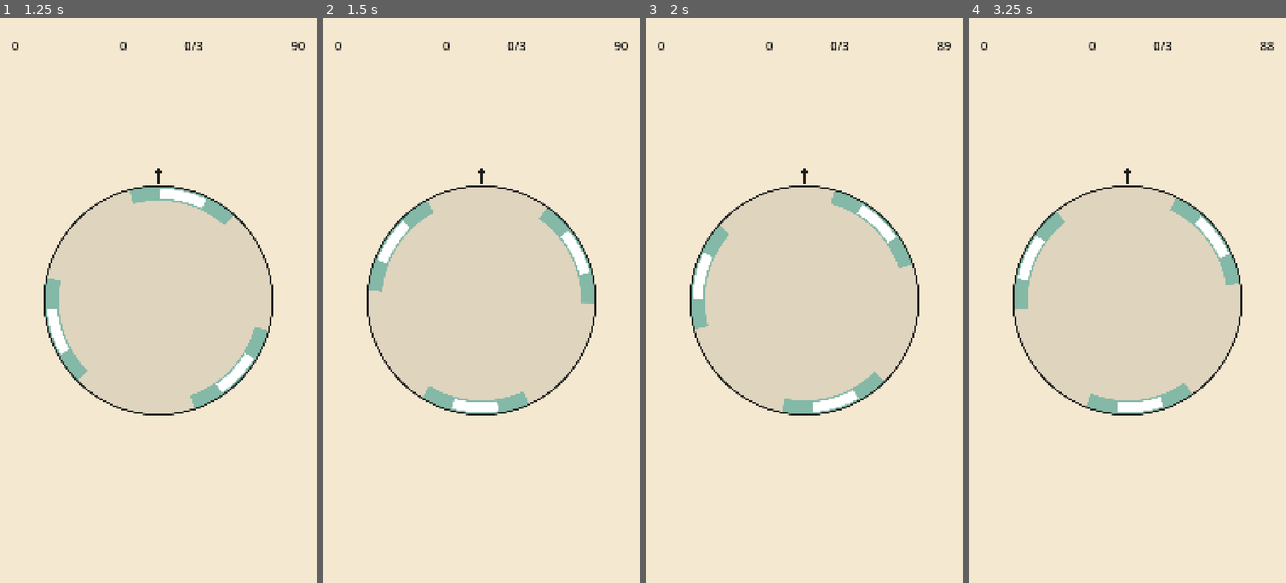
Above: before the commit, frames 1-4 (left to right).
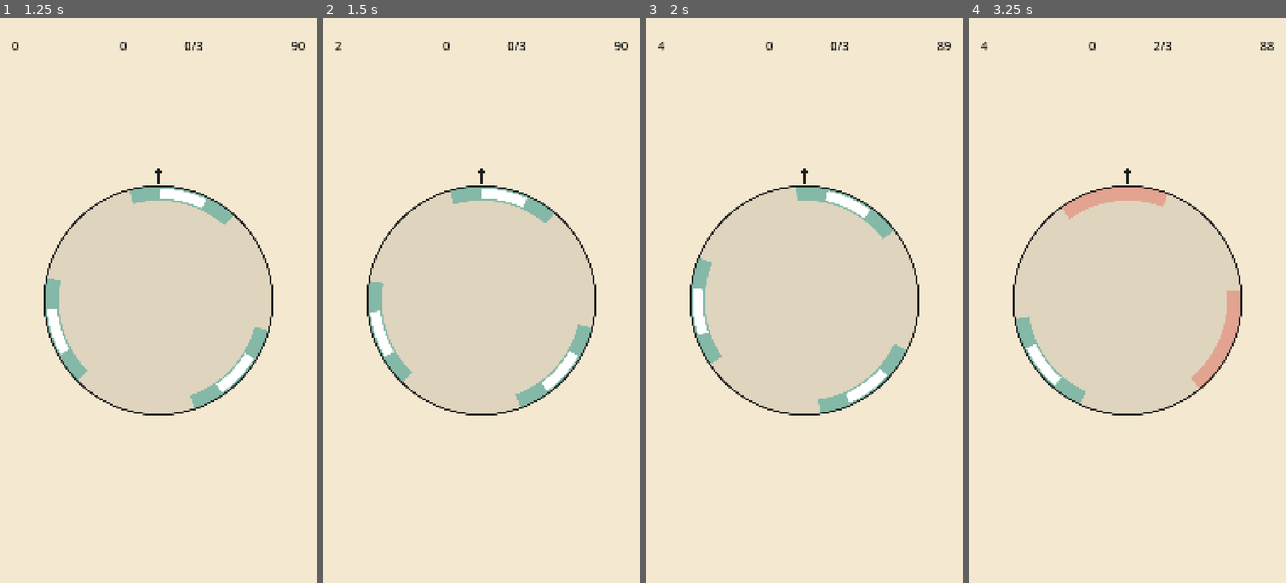
Above: after the commit, the same moments.

Repository: fallenblueray/Grok-Bot-Game
Game: Godot game, scene res://Boot.tscn
The game is run twice, just before and just after one commit, with the same random seed, the same clock (stepped at 60 frames per second) and the same inputs.
Inputs (mouse positions are in pixels of both pictures, inside the frame that each line leads up to):
- Up to frame 1 (1.25 s): click "E" at 0.5 s
- Up to frame 2 (1.5 s): tap Enter at 1.25, 1.35 s; move the mouse to (551, 272) at 1.27 s; hold D from 1.28 s (still down); click (551, 272) at 1.42 s
- Up to frame 3 (2 s): keep holding D; tap Space at 1.52, 1.82 s; tap Keypad Enter at 1.55 s
- Up to frame 4 (3.25 s): move the mouse to (1064, 328) at 2.02 s; release D at 2.03 s; tap Keypad Enter at 2.1 s; click (1064, 328) at 2.17 s; tap Space at 2.27, 2.57, 3.05 s; tap E at 2.3, 2.85 s; move the mouse to (1159, 176) at 2.77 s; hold D from 2.78 s (still down); click (1159, 176) at 2.92 s

Frame 1 is identical in both runs. In frame 2, 4.5% of the frame differs, in the area x 3-87%, y 4-71%; in frame 3, 2.8%; in frame 4, 5.0%, in the area x 3-86%, y 4-70%.

Commit message:
Fix Mode E input: clicks, touch, and space/enter

Diff:
--- a/ModeE.gd
+++ b/ModeE.gd
@@ -102,6 +102,7 @@
 
 
 func _ready() -> void:
+	mouse_filter = Control.MOUSE_FILTER_IGNORE
 	set_anchors_and_offsets_preset(Control.PRESET_FULL_RECT)
 	_period = rotation_period
 	_time_left = run_seconds
@@ -125,7 +126,7 @@
 	_refresh_hud()
 
 
-func _unhandled_input(event: InputEvent) -> void:
+func _input(event: InputEvent) -> void:
 	if not _is_press(event):
 		return
 	get_viewport().set_input_as_handled()
@@ -143,6 +144,11 @@
 		return mb.pressed and mb.button_index == MOUSE_BUTTON_LEFT
 	if event is InputEventScreenTouch:
 		return (event as InputEventScreenTouch).pressed
+	if event is InputEventKey:
+		var k := event as InputEventKey
+		if not k.pressed or k.echo:
+			return false
+		return k.keycode == KEY_SPACE or k.keycode == KEY_ENTER or k.keycode == KEY_KP_ENTER
 	return false
 
 
